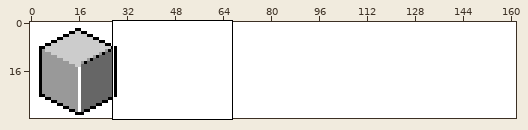
Pixel-art file: BasicShapes/5shapes1.aseprite. The picture above shows the old version from afar; the outline marks the close-up.
Close-up. Before the edit:
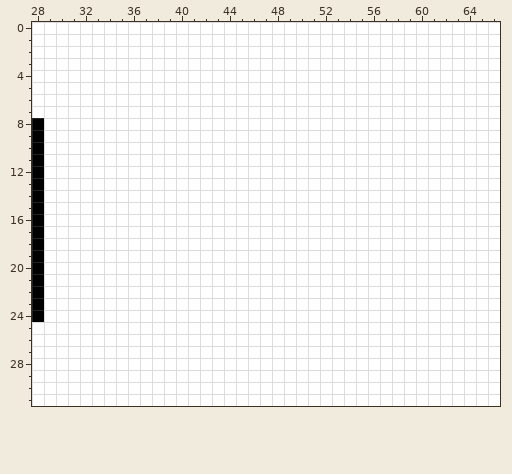
162x32 pixels, 1 frame. Shown: x 28..66, y 0..31.
After the commit:
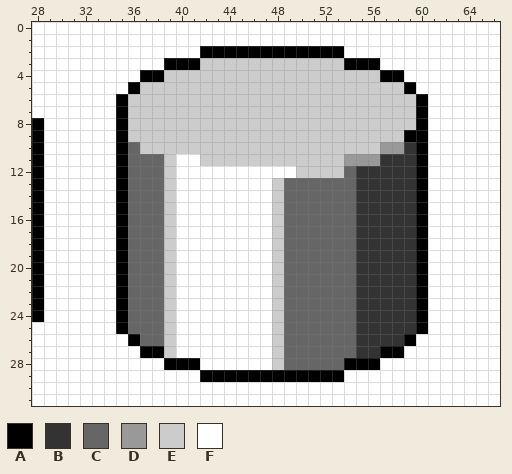
Palette (. is transparent): A #000000  B #333333  C #666666  D #999999  E #cccccc  F #ffffff
Author's note on the commit: shaded cylinder
Change:
Layer "Layer 2":
Colour F becomes colour A in row 2 at x 42 to 53; in row 3 at x 39 to 41 and 54 to 56; in row 4 at x 37 to 38 and 57 to 58; in row 5 at x 36 and 59; in rows 6 to 8 at x 35 and 60; in row 9 at x 35 and 59 to 60.
Colour F becomes colour A in rows 10 to 25 at x 35 and 60; in row 26 at x 36 and 59; in row 27 at x 37 to 38 and 57 to 58; in row 28 at x 39 to 41 and 54 to 56; in row 29 at x 42 to 53.
Colour F becomes colour B in row 10 at x 59; in row 11 at x 57 to 59; in rows 12 to 25 at x 55 to 59; in row 26 at x 55 to 58; in row 27 at x 55 to 56.
Colour F becomes colour C in row 10 at x 36; in row 11 at x 36 to 38; in row 12 at x 36 to 38 and 54; in rows 13 to 25 at x 36 to 38 and 49 to 54; in row 26 at x 37 to 38 and 49 to 54; in row 27 at x 49 to 54.
Colour F becomes colour C in row 28 at x 49 to 53.
Colour F becomes colour D in row 10 at x 57 to 58; in row 11 at x 54 to 56.
Colour F becomes colour E in row 3 at x 42 to 53; in row 4 at x 39 to 56; in row 5 at x 37 to 58; in rows 6 to 8 at x 36 to 59; in row 9 at x 36 to 58; in row 10 at x 37 to 56.
Colour F becomes colour E in row 11 at x 39 and 42 to 53; in row 12 at x 39 and 50 to 53; in rows 13 to 27 at x 39 and 48; in row 28 at x 48.
Where, in picture pixels (left, top, right, bottom), the same in both close-ups:
changed: (116, 46, 428, 382)
